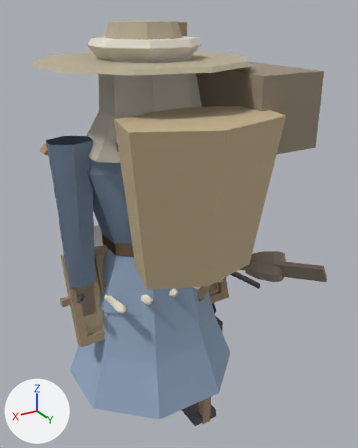
The glTF model game/assets/modelle/figuren/figur_zwerg.glb as it was, and as the next commit left it.
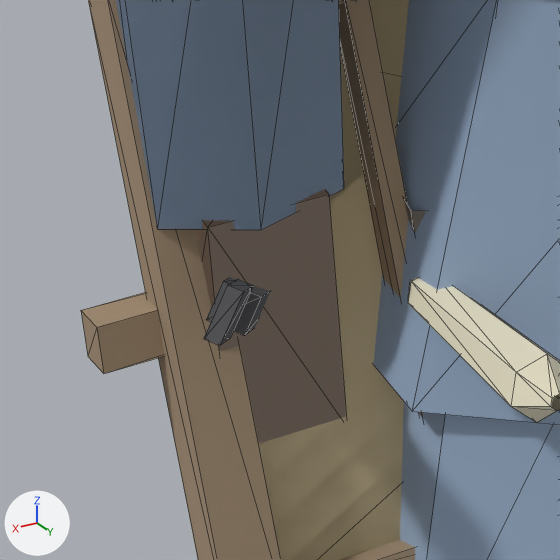
There are two pictures of each version: one whole from a 50 mm lens placed at (0.762, 1.485, 1.451), pointed at (-0.124, 0.009, 0.713), one close up on the part from 14% to 35% of the width and 57% to 74% of the height. The axes (+X, +Y, +Z) are drawn at lower left. The lights are the same throughout. The older version's two pictures come first. The close-ups show mesh edges as thin lines.

The scene before the commit, as lines of its bpy script (objects in view):
```python
me_dochtstab = bpy.data.meshes.new('Dochtstab')
me_dochtstab.from_pydata(...)  # 198 vertices, 272 faces; spans x -0.35..0.35, y -0.014..0.201, z 0.5..0.555
me_dochtstab.materials.append(mat_figur)
me_koerper_frau = bpy.data.meshes.new('Koerper_Frau')
me_koerper_frau.from_pydata(...)  # 294 vertices, 377 faces; spans x -0.342..0.342, y -0.296..0.296, z 0.0..1.376
me_koerper_frau.materials.append(mat_figur)
me_meissel = bpy.data.meshes.new('Meissel')
me_meissel.from_pydata(...)  # 24 vertices, 36 faces; spans x 0.201..0.326, y -0.116..0.101, z 0.437..0.581
me_meissel.materials.append(mat_figur)
ob_dochtstab = bpy.data.objects.new('Dochtstab', me_dochtstab)
ob_dochtstab.location = (0.0, 0.0, 0.0)
ob_koerper_frau = bpy.data.objects.new('Koerper_Frau', me_koerper_frau)
ob_koerper_frau.location = (0.0, 0.0, 0.0)
ob_meissel = bpy.data.objects.new('Meissel', me_meissel)
ob_meissel.location = (0.0, 0.0, 0.0)
# also in view: 'Sieb' at (0.0, 0.003, 0.517); 'Koerper_Mann' at (0.0, -0.001, 0.688)
```
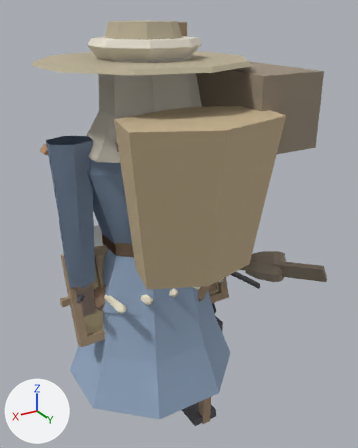
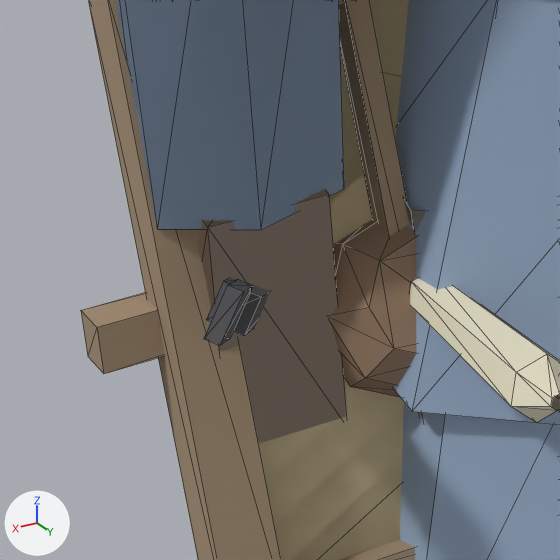
Location of each change, [x1, y1, x2, y2] in pixels of the close-ups (560 x 560 px):
'Muenzbeutel', added (brown): after [330, 219, 417, 398]

Patch to the scene script:
```diff
--- a/game/assets/modelle/figuren/figur_zwerg.glb.py
+++ b/game/assets/modelle/figuren/figur_zwerg.glb.py
@@ me_muenzbeutel @@
+me_muenzbeutel.from_pydata(...)  # 120 vertices, 136 faces; spans x 0.1488..0.2482, y -0.0595..0.0703, z 0.4284..0.5489
+me_muenzbeutel.materials.append(mat_figur)
@@ ob_muenzbeutel @@
+ob_muenzbeutel = bpy.data.objects.new('Muenzbeutel', me_muenzbeutel)
+ob_muenzbeutel.location = (0.0, 0.0, 0.0)
```
